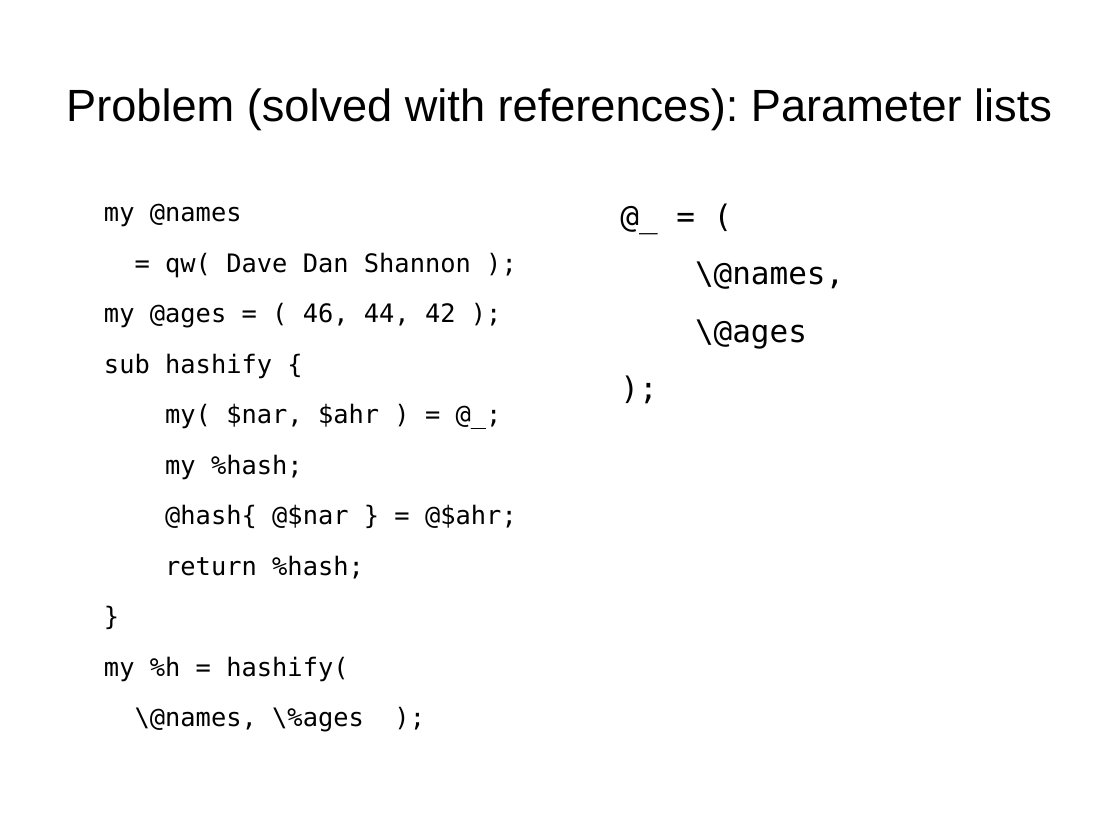
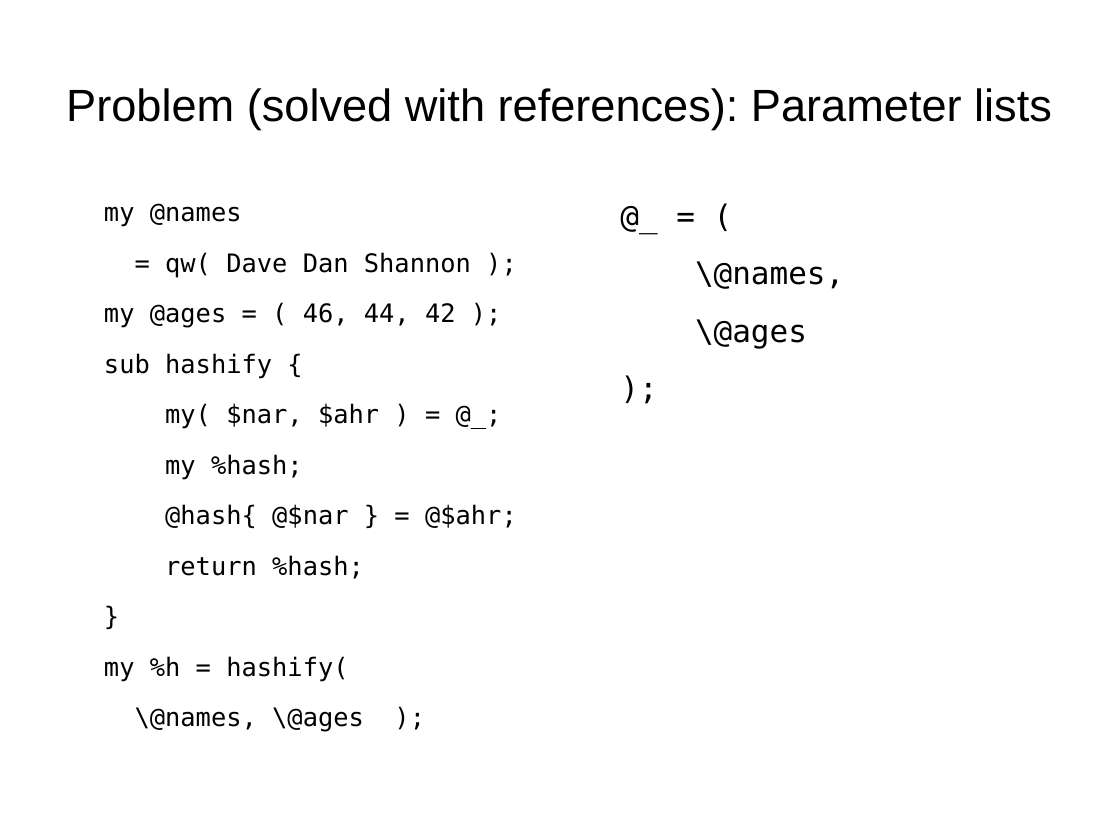
Before and after one commit to daoswald/introperl-slides, a slide deck: slide 37 of 1-4-p-subs.odp. Drawn at 1120x840 pixels with LibreOffice and Linux fonts; fonts in the diff are those of the drawing. Boxes give left, top, right and bottom in pixels: in the first picture for what was removed or moved away, otherwise in the second. Text is boxed around its words. In the diff, an @@ line names an element or a change of style, - is before the commit and + after.

```diff
--- a/1-4-p-subs.odp
+++ b/1-4-p-subs.odp
@@ text at [135, 707, 364, 732]: text changed @@
-\@names, \%ages );
+\@names, \@ages );
```
Also in this commit, not shown: 2 other slides changed, 1 other file.
